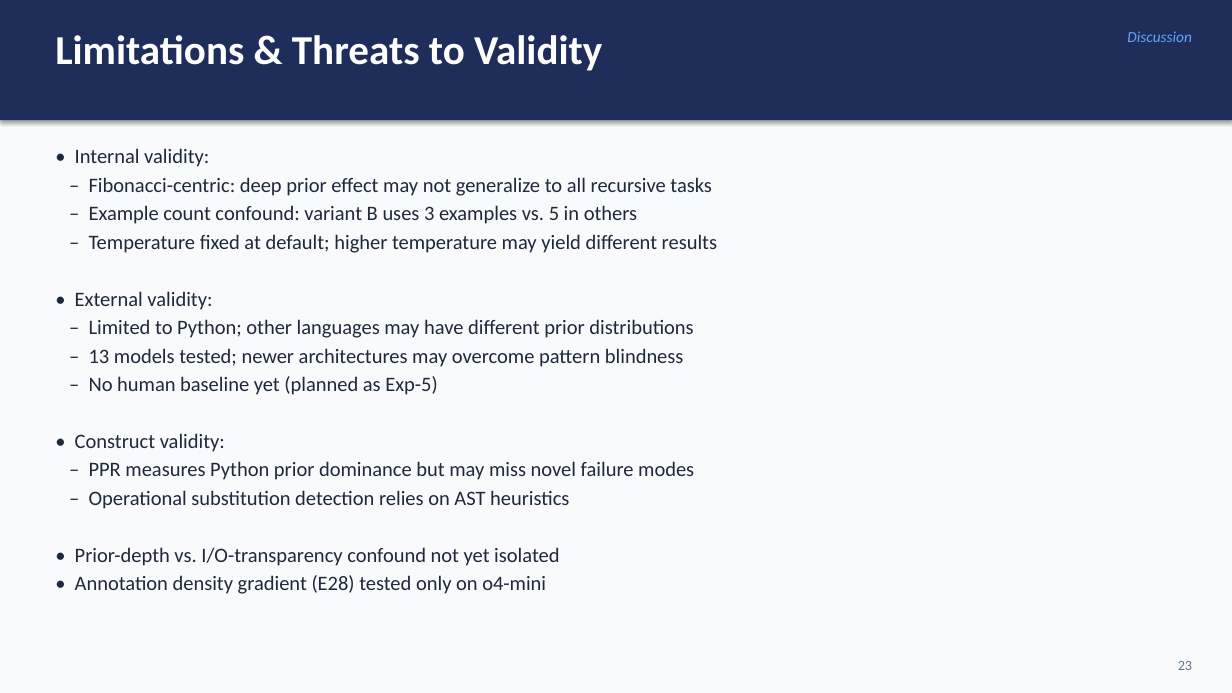
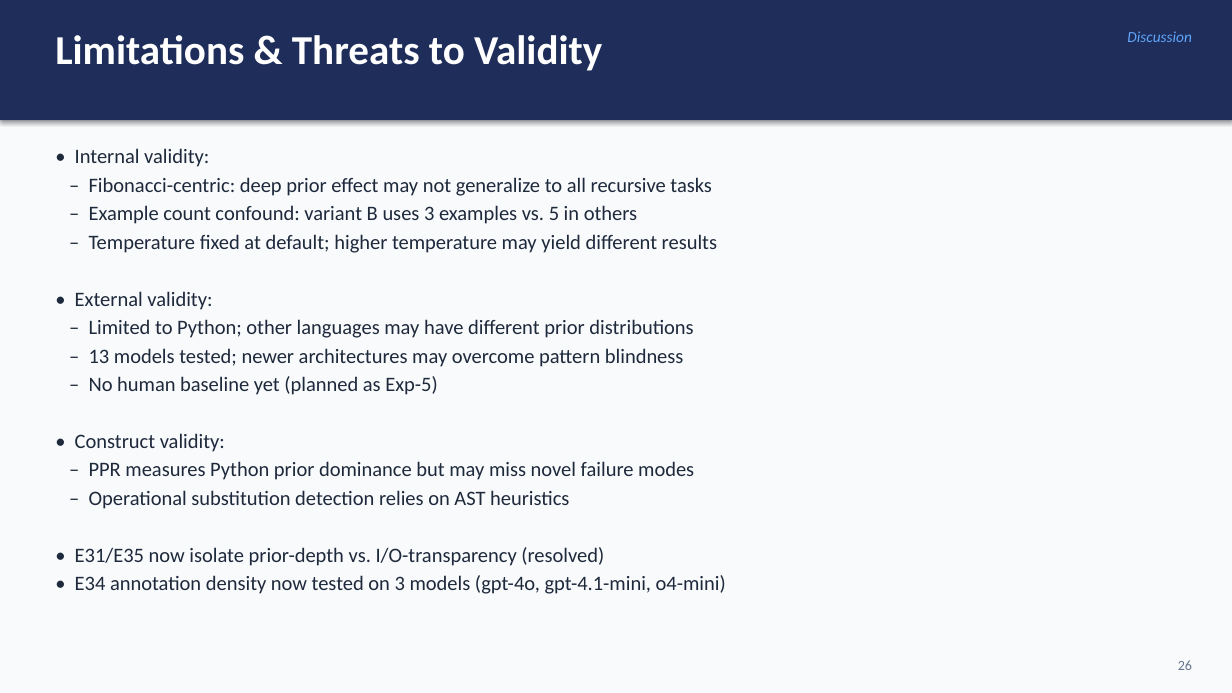
Before and after one commit to Jaeyeong-CHOI/cse307-open-project, a slide deck: slide 26 of presentation/research-slides-v2.pptx (slide 23 before the commit). Drawn at 1232x693 pixels with LibreOffice and Linux fonts; fonts in the diff are those of the drawing. Boxes give left, top, right and bottom in pixels: in the first picture for what was removed or moved away, otherwise in the second. Text is boxed around its words. In the diff, an @@ line names an element or a change of style, - is before the commit and + after.

```diff
--- a/presentation/research-slides-v2.pptx
+++ b/presentation/research-slides-v2.pptx
@@ text at [75,547,726,594]: text changed @@
-• Prior-depth vs. I/O-transparency confound not yet isolated
-• Annotation density gradient (E28) tested only on o4-mini
+• E31/E35 now isolate prior-depth vs. I/O-transparency (resolved)
+• E34 annotation density now tested on 3 models (gpt-4o, gpt-4.1-mini, o4-mini)
@@ text at [1178,660,1192,670]: text changed @@
-23
+26
```
Also in this commit, not shown: 8 other slides changed, 3 slides added, 1 other file.
